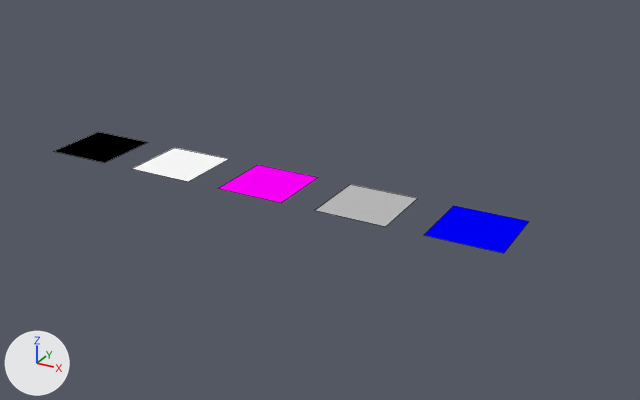
The Blender file start.blend as it was, and as the next commit left it.
One viewpoint serves both versions: a camera (50 mm lens) standing at (12.11, -19.11, 9.38) and looking at (1.42, 0.33, -0.34). Arrows for +X, +Y and +Z are at lower left; the lights stay in place. Mesh edges are drawn as thin lines.
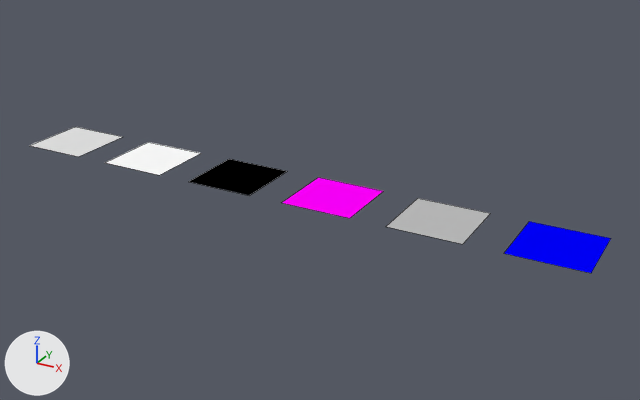
Pixel boxes (x1, y1, x2, y2) of what changed, in the pictures (640 x 400 px):
'Plane.003', moved: before (424, 206, 529, 253); after (504, 221, 611, 273)
'Plane.002', moved: before (315, 184, 418, 227); after (386, 198, 490, 244)
'Plane.001', moved: before (218, 165, 318, 203); after (282, 177, 383, 218)
'Plane', recoloured, moved: before (132, 148, 228, 182); after (189, 159, 287, 195)
'Plane.004', recoloured, moved: before (55, 132, 148, 163); after (105, 142, 201, 175)
'Plane.005', added: after (29, 127, 122, 157)

Edits to the bpy script that builds the scene:
```text
Change me_plane:
    where me_plane.from_pydata(...)  # 4 vertices, 1 face; spans x -4.0..-2.0, y -1.0..1.0, z 0.0
    remove me_plane.materials.append(mat_so_interior)  # white #ffffff
    add me_plane.materials.append(mat_so_exterior)  # black #000000
Change me_plane_004:
    where me_plane_004.from_pydata(...)  # 4 vertices, 1 face; spans x -7.0..-5.0, y -1.0..1.0, z 0.0
    remove me_plane_004.materials.append(mat_so_exterior)  # black #000000
    add me_plane_004.materials.append(mat_so_interior)  # white #ffffff
Add me_plane_005:
    me_plane_005.from_pydata([(-7.0, -1.0, 0.0), (-5.0, -1.0, 0.0), (-7.0, 1.0, 0.0), (-5.0, 1.0, 0.0)], [], [(0, 1, 3, 2)])
Change ob_plane:
    ob_plane.location: (0.0, 0.0, 0.0) -> (2.0, 0.0, 0.0)
Change ob_plane_001:
    ob_plane_001.location: (0.0, 0.0, 0.0) -> (2.0, 0.0, 0.0)
Change ob_plane_002:
    ob_plane_002.location: (0.0, 0.0, 0.0) -> (2.0, 0.0, 0.0)
Change ob_plane_003:
    ob_plane_003.location: (0.0, 0.0, 0.0) -> (2.0, 0.0, 0.0)
Change ob_plane_004:
    ob_plane_004.location: (0.0, 0.0, 0.0) -> (2.0, 0.0, 0.0)
Add ob_plane_005:
    ob_plane_005 = bpy.data.objects.new('Plane.005', me_plane_005)
    ob_plane_005.location = (-1.0, 0.0, 0.0)
```
